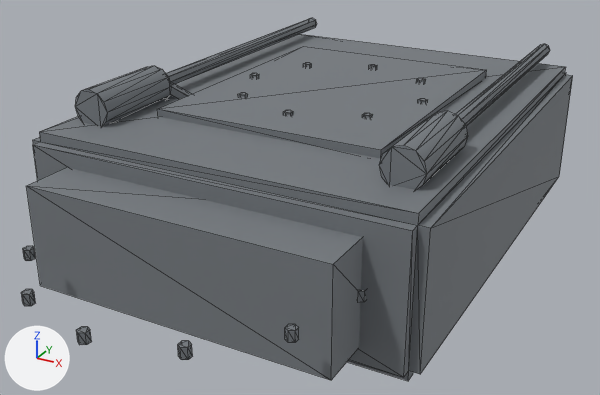
An edit to the glTF model prototype/assets/models/parts/cruise_body.glb, drawn before and after from the same camera.
Both versions are drawn from a 50 mm camera at (0.766, -1.545, 0.815) aimed at (-0.056, -0.051, 0.069). Every picture has the same lights, and +X, +Y and +Z are marked at lower left. The picture after the commit comes second. Mesh edges are drawn as thin lines. Vertices at exactly the same position are counted once.

Script lines for the objects in view, before the commit:
```python
me_cruise_body_mesh = bpy.data.meshes.new('cruise_body_mesh')
me_cruise_body_mesh.from_pydata(...)  # 440 vertices, 744 faces; spans x -0.4..0.4, y -0.81..0.5, z -0.07..0.37
me_cruise_body_mesh.materials.append(mat_cruise_body_mat)  # grey #81868b
ob_cruise_body = bpy.data.objects.new('cruise_body', me_cruise_body_mesh)
ob_cruise_body.location = (0.0, 0.0, 0.0)
```
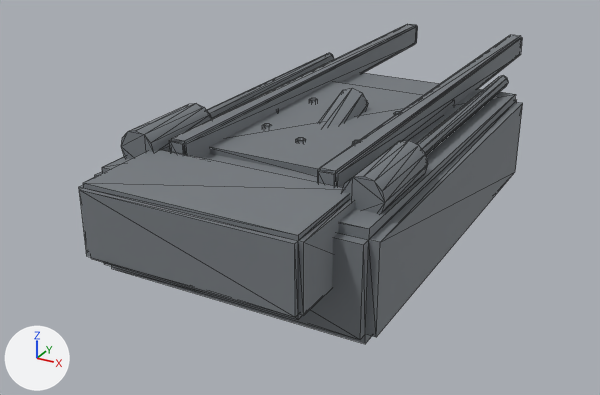
Boxes [x1, y1, x2, y2] around the edits, measured in the pictures (600 x 395 px; the box of a moved part takes in the faces that stretch with it):
'cruise_body', reshaped (20% narrower, 12% shorter): before [21, 18, 573, 381]; after [79, 24, 523, 344]
part 1 of me_cruise_body_mesh, moved or reshaped: before [379, 111, 468, 190]; after [342, 141, 428, 214]
part 2 of me_cruise_body_mesh, moved or reshaped: before [75, 66, 171, 127]; after [121, 103, 211, 159]
part 3 of me_cruise_body_mesh, added: after [416, 76, 508, 155]
part 4 of me_cruise_body_mesh, added: after [207, 53, 334, 119]
part 5 of me_cruise_body_mesh, added: after [210, 82, 455, 176]
part 6 of me_cruise_body_mesh, moved or reshaped: before [303, 63, 312, 66]; after [309, 98, 318, 101]
part 7 of me_cruise_body_mesh, moved or reshaped: before [238, 93, 248, 97]; after [262, 124, 272, 127]
part 8 of me_cruise_body_mesh, moved or reshaped: before [283, 110, 293, 115]; after [296, 138, 306, 142]
part 9 of me_cruise_body_mesh, moved or reshaped: before [362, 113, 373, 117]; after [352, 140, 359, 144]
part 10 of me_cruise_body_mesh, rebuilt (21% narrower, 22% shorter): before [33, 34, 573, 381]; after [95, 72, 523, 344]
part 11 of me_cruise_body_mesh, rebuilt (not visible afterwards): before [167, 82, 191, 99]
part 12 of me_cruise_body_mesh, rebuilt (18% narrower, 20% shorter): before [26, 167, 363, 380]; after [79, 149, 355, 319]
part 13 of me_cruise_body_mesh, added: after [169, 24, 418, 158]
part 14 of me_cruise_body_mesh, added: after [317, 35, 522, 187]
part 15 of me_cruise_body_mesh, added: after [320, 88, 368, 126]
part 16 of me_cruise_body_mesh, deleted: before [21, 18, 550, 360]

The change, as a diff of the scene's bpy script:
```diff
--- a/prototype/assets/models/parts/cruise_body.glb.py
+++ b/prototype/assets/models/parts/cruise_body.glb.py
@@ me_cruise_body_mesh @@
 # used by ob_cruise_body; location = (0.0, 0.0, 0.0)
-me_cruise_body_mesh.from_pydata(...)  # 440 vertices, 744 faces; spans x -0.4..0.4, y -0.81..0.5, z -0.07..0.37
+me_cruise_body_mesh.from_pydata(...)  # 400 vertices, 700 faces; spans x -0.3..0.3, y -0.56..0.85, z -0.052..0.293
+# me_cruise_body_mesh part 1: the loose piece of 24 vertices spanning x 0.28..0.36, y -0.4..-0.2, z 0.29..0.37 is moved by (-0.08, 0.03, -0.078)
+# me_cruise_body_mesh part 2: the loose piece of 24 vertices spanning x -0.36..-0.28, y -0.4..-0.2, z 0.29..0.37 is moved by (0.08, 0.03, -0.078)
+# me_cruise_body_mesh part 3: a new loose piece, an 8-sided cylinder along y spanning x 0.225..0.255, y -0.18..0.45, z 0.237..0.267, in mat_cruise_body_mat (grey #81868b)
+# me_cruise_body_mesh part 4: a new loose piece, an 8-sided cylinder along y spanning x -0.255..-0.225, y -0.18..0.45, z 0.237..0.267, in mat_cruise_body_mat (grey #81868b)
+# me_cruise_body_mesh part 5: a new loose piece, a box spanning x -0.18..0.18, y -0.27..0.27, z 0.224..0.244, in mat_cruise_body_mat (grey #81868b)
+# me_cruise_body_mesh part 6: the loose piece of 12 vertices spanning x -0.15..-0.133, y 0.131..0.151, z 0.299..0.319 is moved by (0.035, -0.035, -0.072)
+# me_cruise_body_mesh part 7: the loose piece of 12 vertices spanning x -0.15..-0.133, y -0.151..-0.131, z 0.299..0.319 is moved by (0.035, 0.035, -0.072)
+# me_cruise_body_mesh part 8: the loose piece of 12 vertices spanning x -0.009..0.009, y -0.21..-0.19, z 0.299..0.319 is moved by (0.0, 0.05, -0.072)
+# me_cruise_body_mesh part 9: the loose piece of 12 vertices spanning x 0.133..0.15, y -0.151..-0.131, z 0.299..0.319 is moved by (-0.035, 0.035, -0.072)
+# me_cruise_body_mesh part 10: the loose piece of 32 vertices spanning x -0.4..0.4, y -0.5..0.5, z 0.0..0.3 is rebuilt with 32 vertices and now spans x -0.3..0.3, y -0.45..0.45, z 0.01..0.23
+# me_cruise_body_mesh part 11: the loose piece of 16 vertices spanning x -0.337..0.017, y -0.215..0.215, z -0.046..0.346 is rebuilt with 16 vertices and now spans x -0.257..0.017, y -0.193..0.193, z -0.029..0.269
+# me_cruise_body_mesh part 12: the loose piece of 8 vertices spanning x -0.3..0.3, y -0.6..-0.4, z 0.05..0.25 is rebuilt with 32 vertices and now spans x -0.225..0.225, y -0.56..-0.34, z 0.105..0.255
+# me_cruise_body_mesh part 13: a new loose piece of 32 vertices spanning x -0.18..-0.14, y -0.35..0.85, z 0.22..0.28, in mat_cruise_body_mat (grey #81868b)
+# me_cruise_body_mesh part 14: a new loose piece of 32 vertices spanning x 0.14..0.18, y -0.35..0.85, z 0.22..0.28, in mat_cruise_body_mat (grey #81868b)
+# me_cruise_body_mesh part 15: a new loose piece of 16 vertices spanning x -0.035..0.035, y -0.312..0.112, z 0.087..0.293, in mat_cruise_body_mat (grey #81868b)
+# me_cruise_body_mesh part 16: 19 loose pieces with 216 vertices, spanning x -0.335..0.335, y -0.81..0.5, z -0.04..0.345, are deleted
+# other edits to the shape of me_cruise_body_mesh do not show in these pictures
 me_cruise_body_mesh.materials.append(mat_cruise_body_mat)
```
